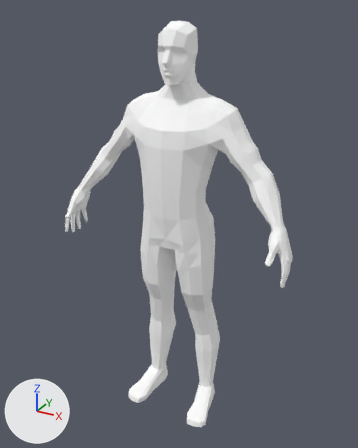
A saved change to the glTF model assets/glb/characters/base_mesh_male_01.glb.
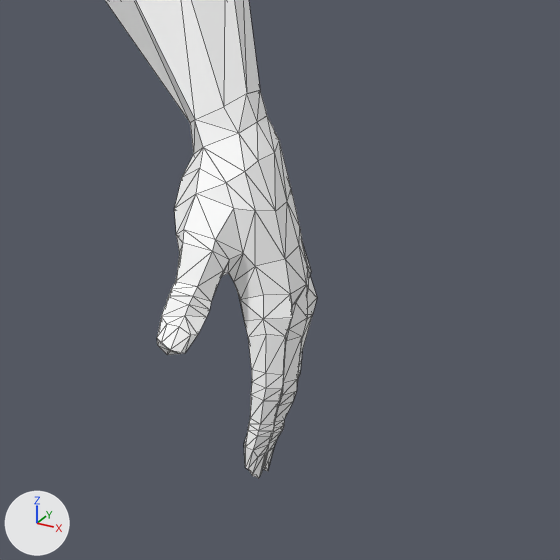
The first picture shows the older version from a 50 mm camera at (24.4, -42.9, 23.1) aimed at (0.4, 0.8, 1.2). The close-ups show the older and then the newer version on the part from 66% to 94% of the width and 46% to 68% of the height of that picture. Only the edits that show in the close-ups are written down. Every picture has the same lights, and +X, +Y and +Z are marked at lower left. The close-ups show mesh edges as thin lines. Where no turn or scale is listed for an object, it has been applied to the vertices. Vertices at exactly the same position are counted once.

Objects in the first close-up: 'right_arm', 'right_hand'.
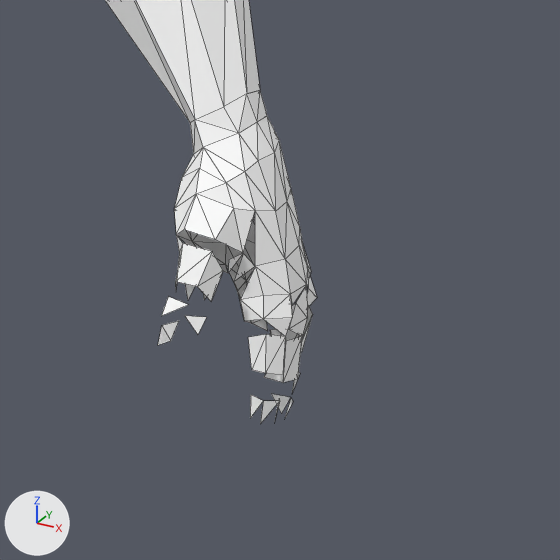
Where the newer file only moved an object's origin or applied its transform, the numbers keep the older frame.

Where the change shows, as pixel boxes [x1, y1, x2, y2] in the close-ups (560 x 560 px):
'right_hand', reshaped (14% shorter): before [157, 90, 317, 478]; after [158, 90, 317, 424]
part 1 of me_mesh_6, deleted: before [157, 212, 317, 478]

The edits, one by one:
me_mesh_6 is used by ob_right_hand; location (0.38, 0.0, 8.12).
me_mesh_6 had 390 vertices, 770 faces and spanned x 10.93..13.3, y -4.0..0.49, z -9.78..-3.49.
me_mesh_6 now has 169 vertices, 192 faces and spans x 10.93..13.28, y -3.8..0.47, z -8.87..-3.49.
Part 1, on me_mesh_6:
221 vertices are removed from x 11.51..13.3, y -4.0..0.49, z -9.78..-6.03.
576 faces are deleted.
Other edits to the shape of me_mesh_6 do not show in these pictures.
